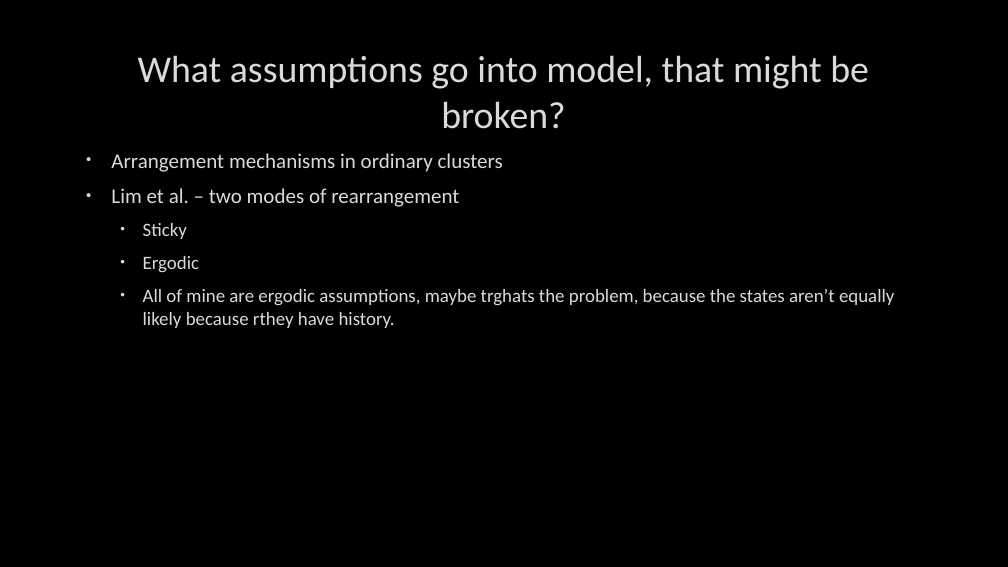
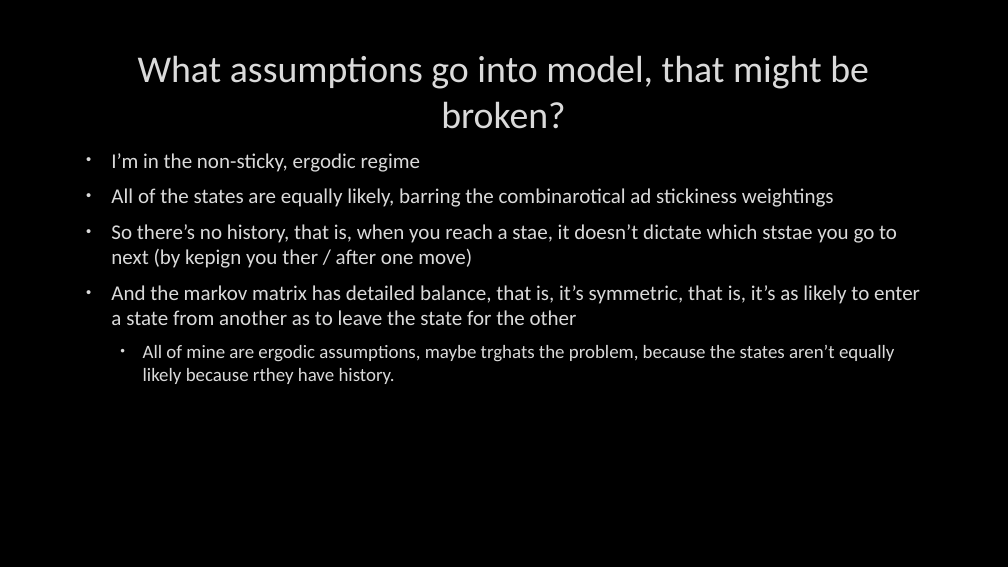
Before and after one commit to TchakamauRa/Soft-Matter, a slide deck: slide 10 of Backup copy.pptx. Drawn at 1008x567 pixels with LibreOffice and Linux fonts; fonts in the diff are those of the drawing; background and template pictures are left out. Boxes give left, top, right and bottom in pixels: in the first picture for what was removed or moved away, otherwise in the second. Text is boxed around its words. In the diff, an @@ line names an element or a change of style, - is before the commit and + after.

Commit message:
After Boot error

```diff
--- a/Backup copy.pptx
+++ b/Backup copy.pptx
@@ text at (111, 153, 920, 325): text changed @@
-• Arrangement mechanisms in ordinary clusters
-• Lim et al. – two modes of rearrangement
-  • Sticky
-  • Ergodic
+• I’m in the non-sticky, ergodic regime
+• All of the states are equally likely, barring the combinarotical ad stickiness weightings
+• So there’s no history, that is, when you reach a stae, it doesn’t dictate which ststae you go to next (by kepign you ther / after one move)
+• And the markov matrix has detailed balance, that is, it’s symmetric, that is, it’s as likely to enter a state from another as to leave the state for the other
```
Also in this commit, not shown: 7 other slides changed, 18 slides added, 2 slides removed, 2 other files.
